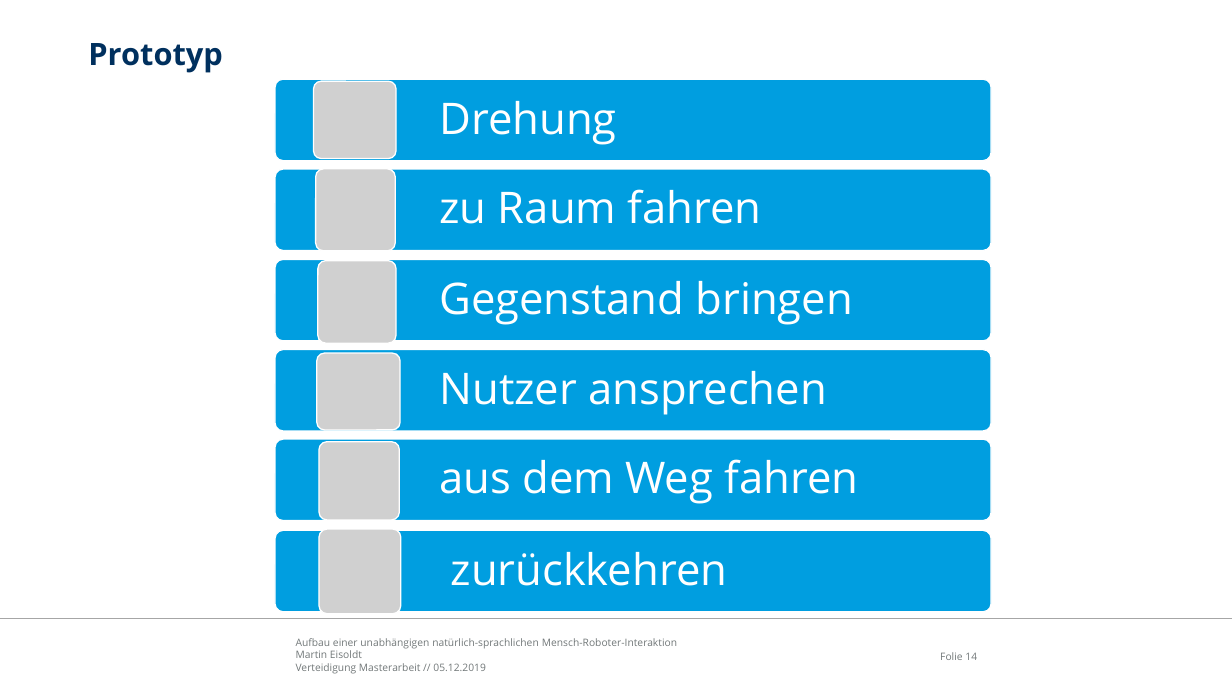
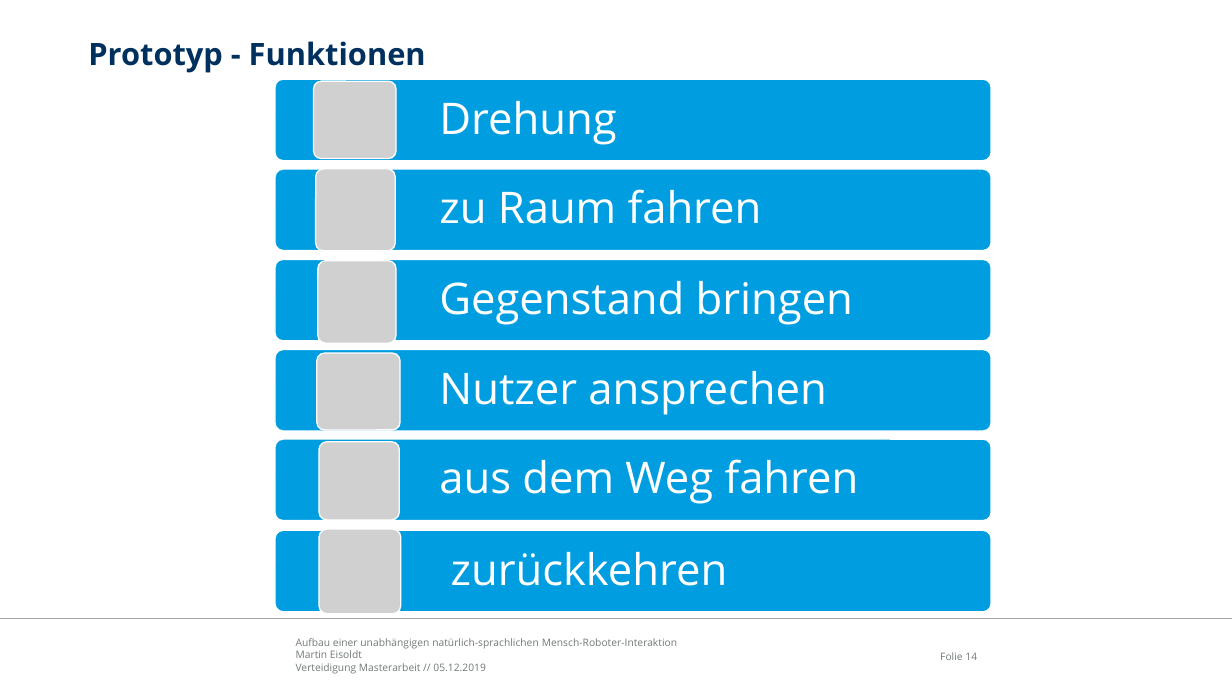
Before and after one commit to edegeyer/masterarbeit, a slide deck: slide 14 of verteidigung/verteidigung.pptx. Drawn at 1232x693 pixels with LibreOffice and Linux fonts; fonts in the diff are those of the drawing; grey boxes stand for pictures; background and template pictures are left out. Boxes give left, top, right and bottom in pixels: in the first picture for what was removed or moved away, otherwise in the second. Text is boxed around its words. In the diff, an @@ line names an element or a change of style, - is before the commit and + after.

```diff
--- a/verteidigung/verteidigung.pptx
+++ b/verteidigung/verteidigung.pptx
@@ title at [88,41,426,73]: text changed @@
-Prototyp
+Prototyp - Funktionen
```
Also in this commit, not shown: 4 other slides changed, 2 slides added, 3 slides removed.
